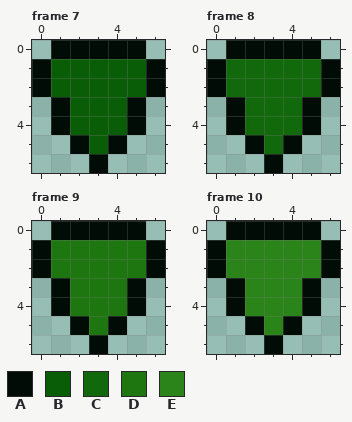
A pixel-art file gets an edit: cycle/decorations/triangles.aseprite. The first picture shows the starting point.
7x7 pixels, 10 frames. Colours within 5 levels of each other are drawn and written as one. Shown: frame 7, frame 8, frame 9, frame 10.
Palette (. is transparent): A #000c05  B #095d07  C #12690b  D #1d7610  E #2b8419
Now the later version:
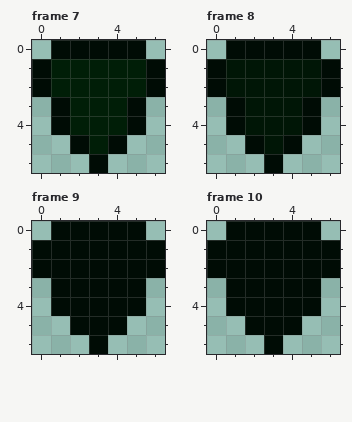
Change:
{"colour":"B","old":"#095d07","new":"#001e07"}
{"colour":"C","old":"#12690b","new":"#001606"}
{"where": "frame 9, layer \"w/ outline\""}
{"frame":9,"y":1,"x":1,"old":"DDDDD","new":"AAAAA"}
{"frame":9,"y":2,"x":1,"old":"DDDDD","new":"AAAAA"}
{"frame":9,"y":3,"x":2,"old":"DDD","new":"AAA"}
{"frame":9,"y":4,"x":2,"old":"DDD","new":"AAA"}
{"frame":9,"y":5,"x":3,"old":"D","new":"A"}
{"where": "frame 10, layer \"w/ outline\""}
{"frame":10,"y":1,"x":1,"old":"EEEEE","new":"AAAAA"}
{"frame":10,"y":2,"x":1,"old":"EEEEE","new":"AAAAA"}
{"frame":10,"y":3,"x":2,"old":"EEE","new":"AAA"}
{"frame":10,"y":4,"x":2,"old":"EEE","new":"AAA"}
{"frame":10,"y":5,"x":3,"old":"E","new":"A"}
